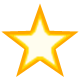
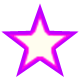
Layered file, before and after one edit (80x80). Changes by layer:
painted on "Layer 1" over [left=8, top=13, right=72, bottom=71]
painted on "Shape 1" over [left=1, top=3, right=79, bottom=77]
